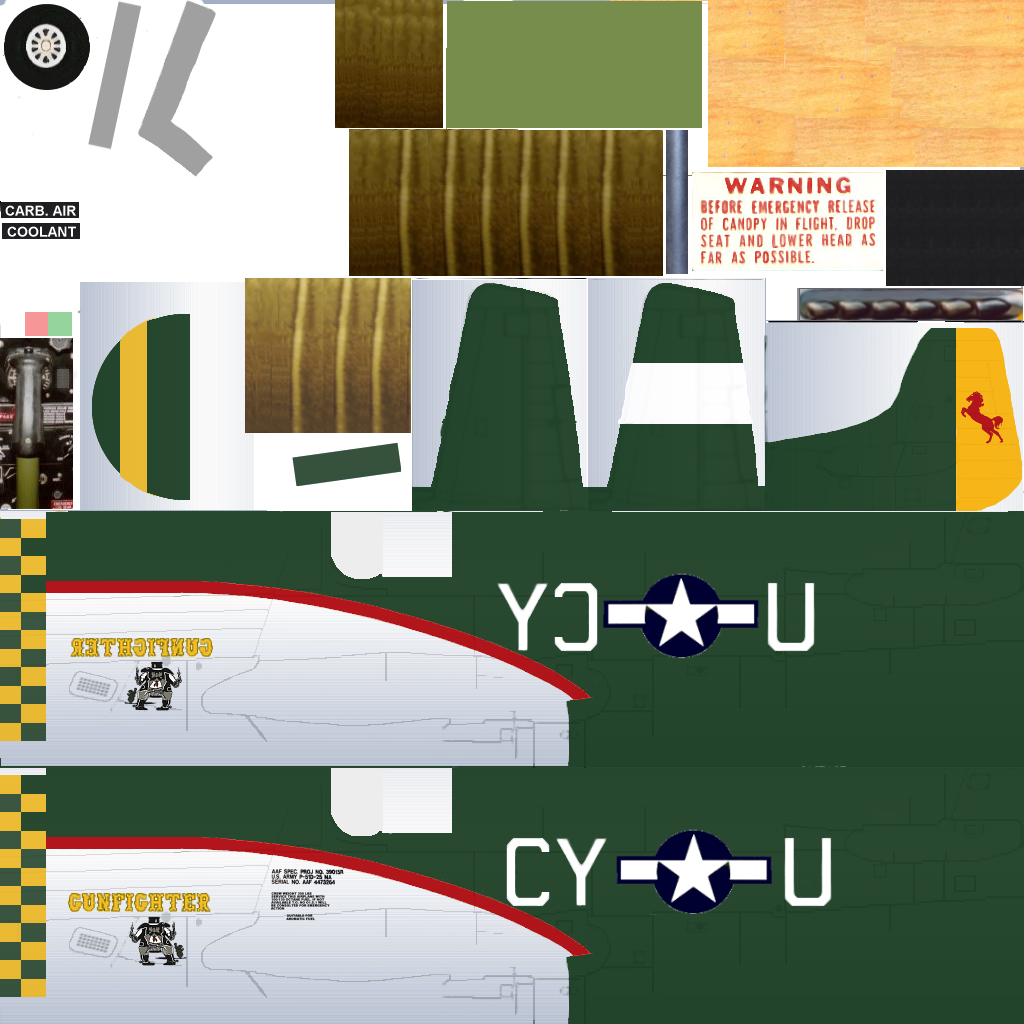
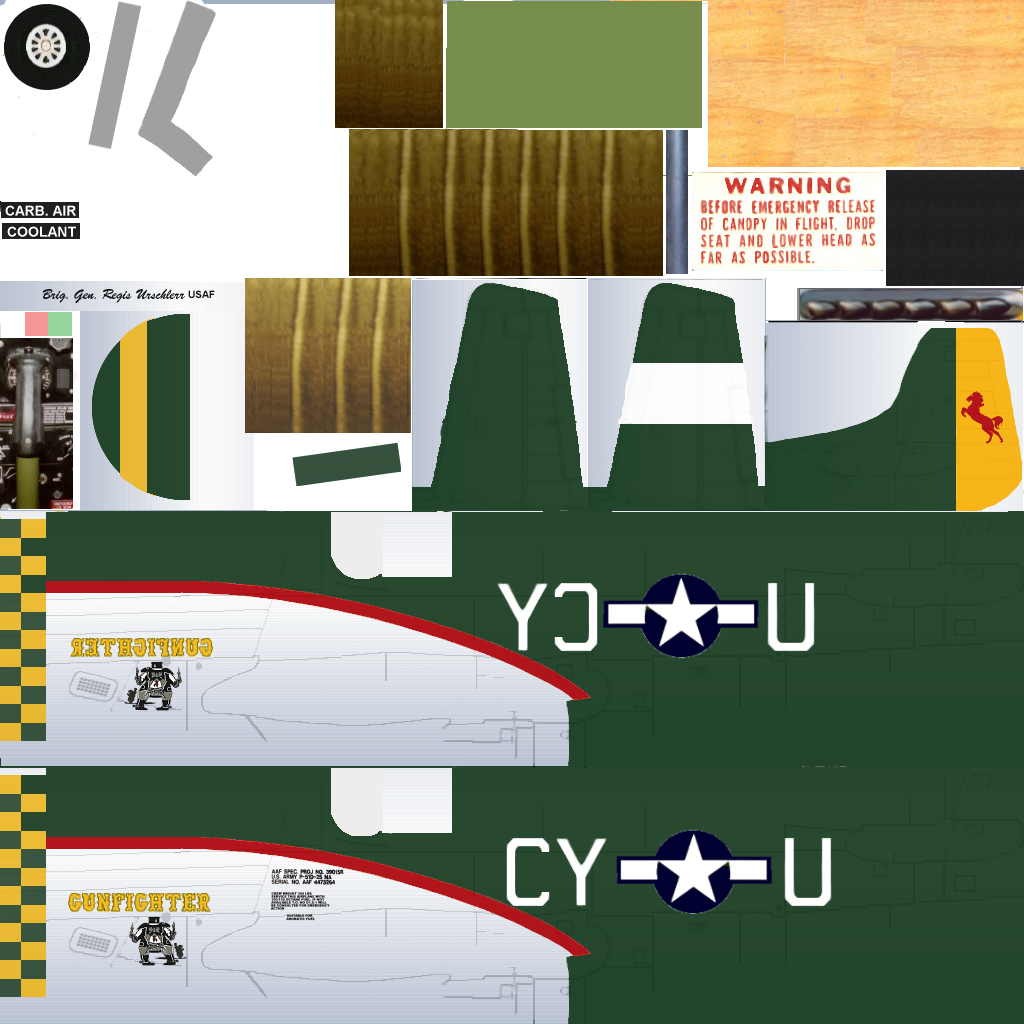
Before/after of a 1024px x 1024px layered artwork. What changed in the layer stack:
painted on "Standard Layer" over [76, 300, 81, 314]
painted on "Paint Layer" over [42, 289, 215, 303]
painted on "Background Metal" over [0, 281, 245, 311]
painted on "Background Detail" over [0, 281, 245, 311]
